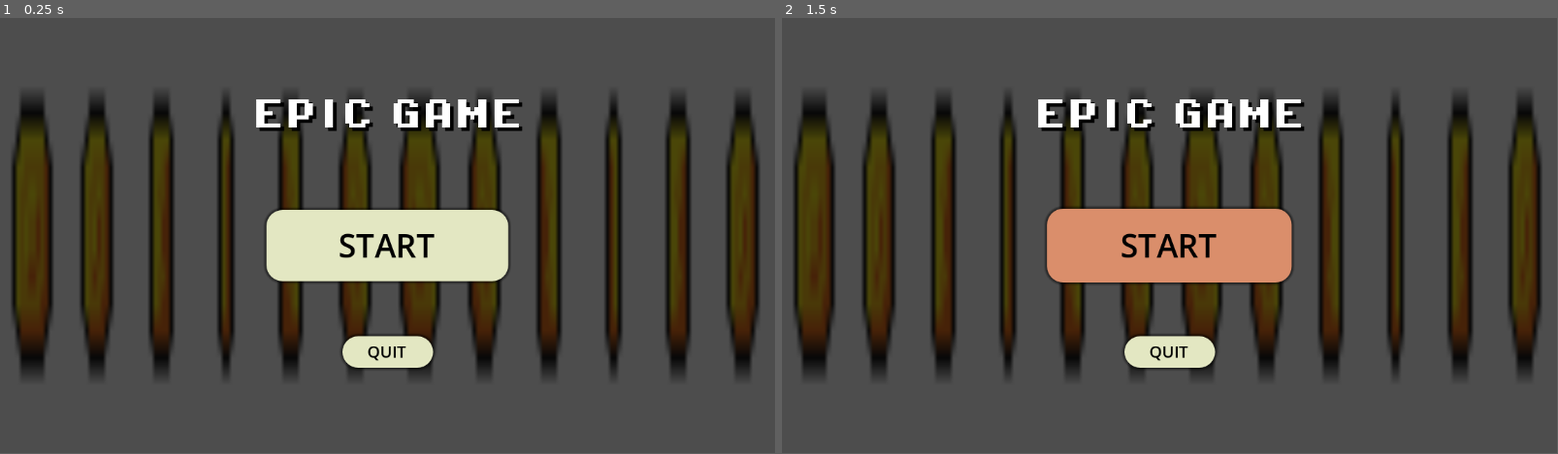
Above: before the commit, frames 1-2 (left to right).
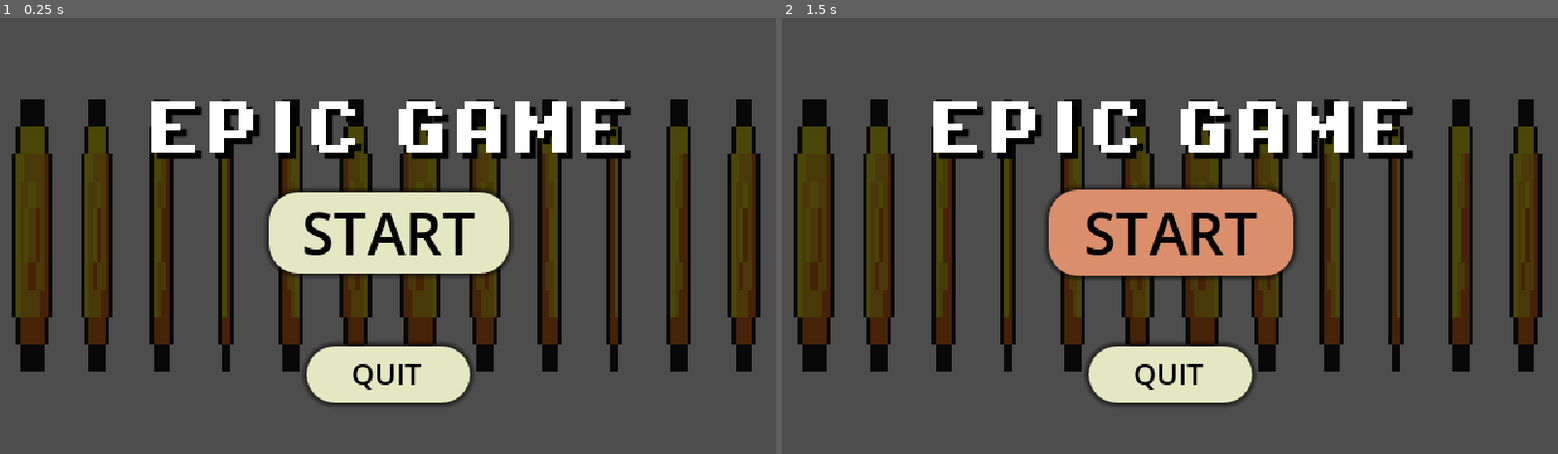
Above: after the commit, the same moments.

Repository: MicroFrogStudios/GGJ2026
Game: Godot game, scene res://scenes/main_menu.tscn
The game is run twice, just before and just after one commit, with the same random seed, the same clock (stepped at 60 frames per second) and the same inputs.
Inputs:
- Up to frame 1 (0.25 s): no input
- Up to frame 2 (1.5 s): click "START" at 0.5 s; click "START" at 1.25 s
The window is 799x449 before the commit and 800x450 after it. Grey fills any space a smaller window leaves; there, only what the larger window draws over its background counts as a difference.

The runs differ from the first frame. In frame 1, 16% of the frame differs, in the area x 1-98%, y 17-89%; in frame 2, 16%.

Commit message:
config for pixel_art

Diff:
--- a/project.godot
+++ b/project.godot
@@ -16,10 +16,20 @@
 boot_splash/show_image=false
 config/icon="res://icon.svg"
 
+[display]
+
+window/size/viewport_width=640
+window/size/viewport_height=360
+window/size/window_width_override=1280
+window/size/window_height_override=720
+window/stretch/mode="canvas_items"
+window/stretch/scale_mode="integer"
+
 [physics]
 
 3d/physics_engine="Jolt Physics"
 
 [rendering]
 
+textures/canvas_textures/default_texture_filter=0
 rendering_device/driver.windows="d3d12"
--- a/scenes/main_menu.tscn
+++ b/scenes/main_menu.tscn
@@ -65,10 +65,10 @@
 anchor_top = 0.5
 anchor_right = 0.5
 anchor_bottom = 0.5
-offset_left = -179.75
-offset_top = -38.0
-offset_right = 179.75
-offset_bottom = 68.0
+offset_left = -98.0
+offset_top = -36.0
+offset_right = 100.0
+offset_bottom = 31.0
 grow_horizontal = 2
 grow_vertical = 2
 size_flags_vertical = 3
@@ -89,10 +89,10 @@
 anchor_top = 1.0
 anchor_right = 0.5
 anchor_bottom = 1.0
-offset_left = -67.375
-offset_top = -174.0
-offset_right = 67.375
-offset_bottom = -127.0
+offset_left = -67.0
+offset_top = -89.0
+offset_right = 67.75
+offset_bottom = -42.0
 grow_horizontal = 2
 grow_vertical = 0
 size_flags_vertical = 3
@@ -111,10 +111,10 @@
 anchors_preset = 5
 anchor_left = 0.5
 anchor_right = 0.5
-offset_left = -328.25
-offset_top = 68.0
-offset_right = 328.25
-offset_bottom = 222.0
+offset_left = -328.0
+offset_top = 16.0
+offset_right = 328.5
+offset_bottom = 170.0
 grow_horizontal = 2
 theme_override_colors/font_shadow_color = Color(0, 0, 0, 1)
 theme_override_constants/shadow_offset_x = 5
